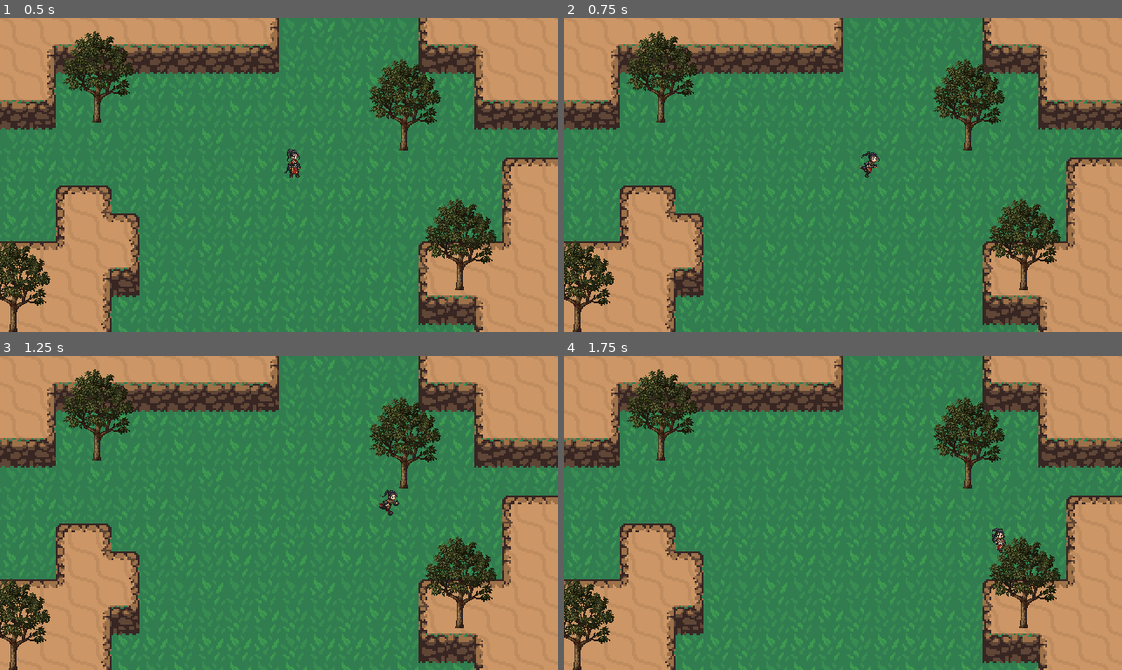
Above: before the commit, frames 1-4 (two rows, left to right).
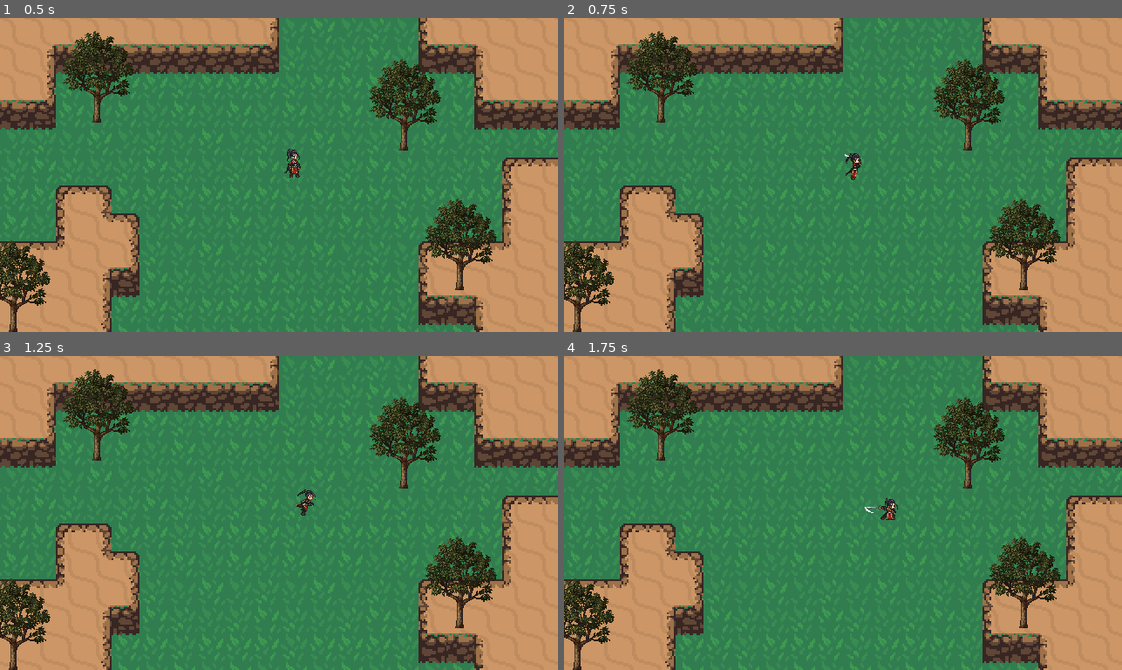
Above: after the commit, the same moments.

Repository: baifengxiao/action-rpg
Game: Godot game, scene res://World.tscn
Same seed, same stepped clock (60 frames per second), same inputs: the game is played once before the commit and once after it.
Inputs:
- Up to frame 1 (0.5 s): no input
- Up to frame 2 (0.75 s): tap Enter at 0.5 s; hold Right (ui_right) from 0.53 s (still down); tap J (attack, bound only after the commit) at 0.6 s
- Up to frame 3 (1.25 s): keep holding Right (ui_right)
- Up to frame 4 (1.75 s): release Right (ui_right) at 1.28 s; hold Down (ui_down) from 1.28 s (still down); tap J (attack, bound only after the commit) at 1.35 s

Frame 1 is identical in both runs. In frame 2, 0.3% of the frame differs, in the area x 50-57%, y 42-52%; in frame 3, 0.3%; in frame 4, 0.3%, in the area x 53-80%, y 45-63%.

Commit message:
feat: part8.为角色添加攻击动作

Diff:
--- a/Player/player.gd
+++ b/Player/player.gd
@@ -3,6 +3,13 @@
 const ACCELERATION = 15 * 60
 const MAX_SPEED = 100
 const FRICTION = 10 * 60
+
+enum {
+	MOVE,
+	ATTACK
+}
+
+var state = MOVE
 
 var input_vector = Vector2.ZERO
 
@@ -10,8 +17,19 @@
 @onready var animation_tree: AnimationTree = $AnimationTree
 @onready var animationState =animation_tree.get("parameters/playback")
 
+func _ready() -> void:
+	animation_tree.active=true
+
 func _physics_process(delta: float) -> void:
 
+	match state:
+		MOVE:
+			move_state(delta)
+
+		ATTACK:
+			attack_state(delta)
+
+func move_state(delta):
 	# 更新输入向量（仅当输入发生变化时才重新计算归一化）
 	input_vector.x=Input.get_axis("ui_left", "ui_right")
 	input_vector.y=Input.get_axis("ui_up", "ui_down")
@@ -27,6 +45,7 @@
 			#animation_player.play("RunLeft")
 		animation_tree.set("parameters/Idle/blend_position",input_vector)
 		animation_tree.set("parameters/Run/blend_position",input_vector)
+		animation_tree.set("parameters/Attack/blend_position",input_vector)
 		animationState.travel("Run")
 
 		velocity = velocity.move_toward(input_vector * MAX_SPEED,ACCELERATION * delta - FRICTION * delta)
@@ -36,3 +55,13 @@
 		velocity = velocity.move_toward(Vector2.ZERO,FRICTION * delta)	#摩擦力
 
 	move_and_slide()
+	if Input.is_action_just_pressed("attack"):
+		state = ATTACK
+
+func attack_state(delta):
+	# 清除记忆的速度
+	velocity = Vector2.ZERO
+	animationState.travel("Attack")
+
+func attack_animation_finished():
+	state = MOVE
--- a/Player/player.tscn
+++ b/Player/player.tscn
@@ -7,6 +7,130 @@
 radius = 2.0
 height = 8.0
 
+[sub_resource type="Animation" id="Animation_lxku0"]
+resource_name = "AttackDown"
+length = 0.4
+step = 0.1
+tracks/0/type = "value"
+tracks/0/imported = false
+tracks/0/enabled = true
+tracks/0/path = NodePath("Sprite2D:frame")
+tracks/0/interp = 1
+tracks/0/loop_wrap = true
+tracks/0/keys = {
+"times": PackedFloat32Array(0, 0.1, 0.2, 0.3),
+"transitions": PackedFloat32Array(1, 1, 1, 1),
+"update": 1,
+"values": [43, 44, 45, 46]
+}
+tracks/1/type = "method"
+tracks/1/imported = false
+tracks/1/enabled = true
+tracks/1/path = NodePath(".")
+tracks/1/interp = 1
+tracks/1/loop_wrap = true
+tracks/1/keys = {
+"times": PackedFloat32Array(0.4),
+"transitions": PackedFloat32Array(1),
+"values": [{
+"args": [],
+"method": &"attack_animation_finished"
+}]
+}
+
+[sub_resource type="Animation" id="Animation_btc3j"]
+resource_name = "AttackLeft"
+length = 0.4
+step = 0.1
+tracks/0/type = "value"
+tracks/0/imported = false
+tracks/0/enabled = true
+tracks/0/path = NodePath("Sprite2D:frame")
+tracks/0/interp = 1
+tracks/0/loop_wrap = true
+tracks/0/keys = {
+"times": PackedFloat32Array(0, 0.1, 0.2, 0.3),
+"transitions": PackedFloat32Array(1, 1, 1, 1),
+"update": 1,
+"values": [39, 40, 41, 42]
+}
+tracks/1/type = "method"
+tracks/1/imported = false
+tracks/1/enabled = true
+tracks/1/path = NodePath(".")
+tracks/1/interp = 1
+tracks/1/loop_wrap = true
+tracks/1/keys = {
+"times": PackedFloat32Array(0.4),
+"transitions": PackedFloat32Array(1),
+"values": [{
+"args": [],
+"method": &"attack_animation_finished"
+}]
+}
+
+[sub_resource type="Animation" id="Animation_w7sm8"]
+resource_name = "AttackRight"
+length = 0.5
+step = 0.1
+tracks/0/type = "value"
+tracks/0/imported = false
+tracks/0/enabled = true
+tracks/0/path = NodePath("Sprite2D:frame")
+tracks/0/interp = 1
+tracks/0/loop_wrap = true
+tracks/0/keys = {
+"times": PackedFloat32Array(0, 0.1, 0.2, 0.3),
+"transitions": PackedFloat32Array(1, 1, 1, 1),
+"update": 1,
+"values": [35, 36, 37, 38]
+}
+tracks/1/type = "method"
+tracks/1/imported = false
+tracks/1/enabled = true
+tracks/1/path = NodePath(".")
+tracks/1/interp = 1
+tracks/1/loop_wrap = true
+tracks/1/keys = {
+"times": PackedFloat32Array(0.4),
+"transitions": PackedFloat32Array(1),
+"values": [{
+"args": [],
+"method": &"attack_animation_finished"
+}]
+}
+
+[sub_resource type="Animation" id="Animation_joedr"]
+resource_name = "AttackUp"
+length = 0.4
+step = 0.1
+tracks/0/type = "value"
+tracks/0/imported = false
+tracks/0/enabled = true
+tracks/0/path = NodePath("Sprite2D:frame")
+tracks/0/interp = 1
+tracks/0/loop_wrap = true
+tracks/0/keys = {
+"times": PackedFloat32Array(0.002659, 0.1, 0.2, 0.3),
+"transitions": PackedFloat32Array(1, 1, 1, 1),
+"update": 1,
+"values": [31, 32, 33, 34]
+}
+tracks/1/type = "method"
+tracks/1/imported = false
+tracks/1/enabled = true
+tracks/1/path = NodePath(".")
+tracks/1/interp = 1
+tracks/1/loop_wrap = true
+tracks/1/keys = {
+"times": PackedFloat32Array(0.4),
+"transitions": PackedFloat32Array(1),
+"values": [{
+"args": [],
+"method": &"attack_animation_finished"
+}]
+}
+
 [sub_resource type="Animation" id="Animation_c3ywp"]
 resource_name = "IdleDown"
 length = 6.0
@@ -168,6 +292,10 @@
 
 [sub_resource type="AnimationLibrary" id="AnimationLibrary_d87ro"]
 _data = {
+"AttackDown": SubResource("Animation_lxku0"),
+"AttackLeft": SubResource("Animation_btc3j"),
+"AttackRight": SubResource("Animation_w7sm8"),
+"AttackUp": SubResource("Animation_joedr"),
 "IdleDown": SubResource("Animation_c3ywp"),
 "IdleLeft": SubResource("Animation_dfqfv"),
 "IdleRight": SubResource("Animation_urq8s"),
@@ -178,6 +306,29 @@
 "RunRight": SubResource("Animation_uctk4"),
 "RunUp": SubResource("Animation_r1iko")
 }
+
+[sub_resource type="AnimationNodeAnimation" id="AnimationNodeAnimation_tg0c8"]
+animation = &"AttackDown"
+
+[sub_resource type="AnimationNodeAnimation" id="AnimationNodeAnimation_h73au"]
+animation = &"AttackUp"
+
+[sub_resource type="AnimationNodeAnimation" id="AnimationNodeAnimation_us0c2"]
+animation = &"AttackLeft"
+
+[sub_resource type="AnimationNodeAnimation" id="AnimationNodeAnimation_djkpn"]
+animation = &"AttackRight"
+
+[sub_resource type="AnimationNodeBlendSpace2D" id="AnimationNodeBlendSpace2D_d37je"]
+blend_point_0/node = SubResource("AnimationNodeAnimation_tg0c8")
+blend_point_0/pos = Vector2(0, 1)
+blend_point_1/node = SubResource("AnimationNodeAnimation_h73au")
+blend_point_1/pos = Vector2(0, -1)
+blend_point_2/node = SubResource("AnimationNodeAnimation_us0c2")
+blend_point_2/pos = Vector2(-1, 0)
+blend_point_3/node = SubResource("AnimationNodeAnimation_djkpn")
+blend_point_3/pos = Vector2(1, 0)
+blend_mode = 1
 
 [sub_resource type="AnimationNodeAnimation" id="AnimationNodeAnimation_c5nl1"]
 animation = &"IdleLeft"
@@ -236,13 +387,19 @@
 [sub_resource type="AnimationNodeStateMachineTransition" id="AnimationNodeStateMachineTransition_i565c"]
 advance_mode = 2
 
+[sub_resource type="AnimationNodeStateMachineTransition" id="AnimationNodeStateMachineTransition_xmng7"]
+
+[sub_resource type="AnimationNodeStateMachineTransition" id="AnimationNodeStateMachineTransition_lvaoy"]
+
 [sub_resource type="AnimationNodeStateMachine" id="AnimationNodeStateMachine_c1qe6"]
+states/Attack/node = SubResource("AnimationNodeBlendSpace2D_d37je")
+states/Attack/position = Vector2(421.382, 235)
 states/Idle/node = SubResource("AnimationNodeBlendSpace2D_3n4w6")
 states/Idle/position = Vector2(422.54, 99.75)
 states/Run/node = SubResource("AnimationNodeBlendSpace2D_gvgec")
-states/Run/position = Vector2(674.54, 105.5)
-transitions = ["Idle", "Run", SubResource("AnimationNodeStat …(134 unchanged characters)… mationNodeStateMachineTransition_i565c")]
-graph_offset = Vector2(-9.7769, 0)
+states/Run/position = Vector2(674.54, 100.25)
+transitions = ["Idle", "Run", SubResource("AnimationNodeStat …(134 unchanged characters)… mationNodeStateMachineTransition_i565c"), "Idle", "Attack", SubResource("AnimationNodeStateMachineTransition_xmng7"), "Attack", "Idle", SubResource("AnimationNodeStateMachineTransition_lvaoy")]
+graph_offset = Vector2(164.223, 45)
 
 [node name="Player" type="CharacterBody2D"]
 script = ExtResource("1_d3nqt")
@@ -252,7 +409,7 @@
 scale = Vector2(0.212803, 0.212803)
 texture = ExtResource("2_1dkym")
 flip_h = true
-hframes = 45
+hframes = 47
 region_rect = Rect2(232, 222, 48, 72)
 
 [node name="CollisionShape2D" type="CollisionShape2D" parent="."]
@@ -261,6 +418,7 @@
 shape = SubResource("CapsuleShape2D_yusqv")
 
 [node name="AnimationPlayer" type="AnimationPlayer" parent="."]
+active = false
 libraries = {
 "": SubResource("AnimationLibrary_d87ro")
 }
@@ -269,22 +427,38 @@
 [node name="AnimationTree" type="AnimationTree" parent="."]
 tree_root = SubResource("AnimationNodeStateMachine_c1qe6")
 anim_player = NodePath("../AnimationPlayer")
-parameters/current_length = 6.0
-parameters/current_position = 3.04425
-parameters/current_delta = 0.00694444
+parameters/current_length = 0.4
+parameters/current_position = 0.4
+parameters/current_delta = 0.0
+parameters/Attack/current_length = 0.4
+parameters/Attack/current_position = 0.4
+parameters/Attack/current_delta = 0.0
+parameters/Attack/blend_position = Vector2(0.163151, -0.665198)
+parameters/Attack/0/current_length = 0.4
+parameters/Attack/0/current_position = 0.4
+parameters/Attack/0/current_delta = 0.0
+parameters/Attack/1/current_length = 0.4
+parameters/Attack/1/current_position = 0.4
+parameters/Attack/1/current_delta = 0.0
+parameters/Attack/2/current_length = 0.4
+parameters/Attack/2/current_position = 0.4
+parameters/Attack/2/current_delta = 0.0
+parameters/Attack/3/current_length = 0.5
+parameters/Attack/3/current_position = 0.43382
+parameters/Attack/3/current_delta = 0.00694444
 parameters/End/current_length = 0.0
 parameters/End/current_position = 0.0
 parameters/End/current_delta = 0.0
 parameters/Idle/current_length = 6.0
-parameters/Idle/current_position = 3.04425
-parameters/Idle/current_delta = 0.00694444
+parameters/Idle/current_position = 0.0
+parameters/Idle/current_delta = 0.0
 parameters/Idle/blend_position = Vector2(0.000704169, 0.00440526)
 parameters/Idle/0/current_length = null
 parameters/Idle/0/current_position = null
 parameters/Idle/0/current_delta = null
-parameters/Idle/1/current_length = 0.1
-parameters/Idle/1/current_position = 0.00846954
-parameters/Idle/1/current_delta = 0.00694444
+parameters/Idle/1/current_length = 6.0
+parameters/Idle/1/current_position = 0.0
+parameters/Idle/1/current_delta = 0.0
 parameters/Idle/2/current_length = 6.0
 parameters/Idle/2/current_position = 0.0972623
 parameters/Idle/2/current_delta = 0.017041
--- a/project.godot
+++ b/project.godot
@@ -23,6 +23,15 @@
 window/size/window_height_override=1440
 window/stretch/mode="canvas_items"
 
+[input]
+
+attack={
+"deadzone": 0.5,
+"events": [Object(InputEventKey,"resource_local_to_scene":false,"resource_name":"","device":-1,"window_id":0,"alt_pressed":false,"shift_pressed":false,"ctrl_pressed":false,"meta_pressed":false,"pressed":false,"keycode":0,"physical_keycode":74,"key_label":0,"unicode":106,"location":0,"echo":false,"script":null)
+, Object(InputEventKey,"resource_local_to_scene":false,"resource_name":"","device":-1,"window_id":0,"alt_pressed":false,"shift_pressed":false,"ctrl_pressed":false,"meta_pressed":false,"pressed":false,"keycode":0,"physical_keycode":32,"key_label":0,"unicode":32,"location":0,"echo":false,"script":null)
+]
+}
+
 [rendering]
 
 textures/canvas_textures/default_texture_filter=0
Binary file changed: Player/Player.png
Not shown: 1 places in Player/player.tscn that only renumber resources
